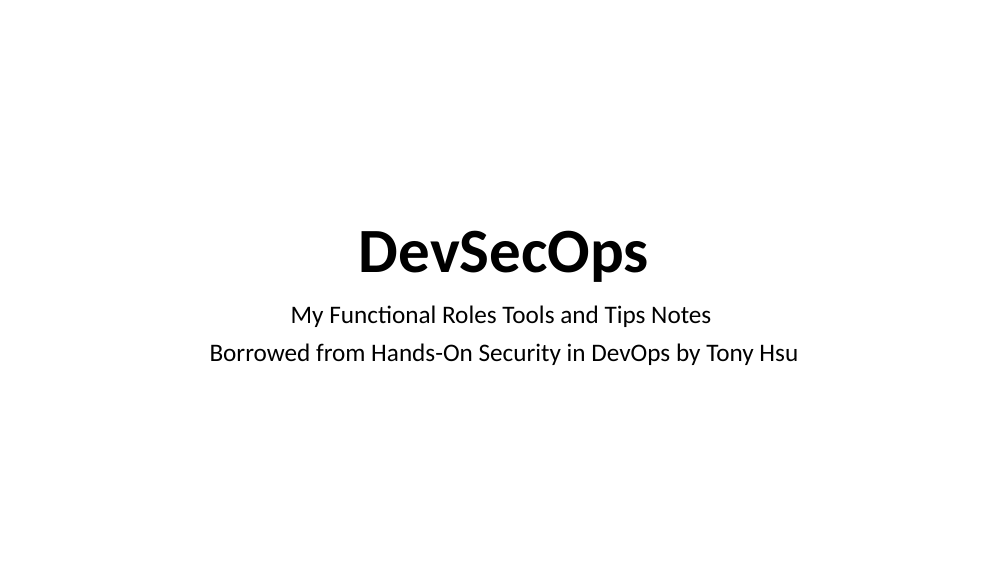
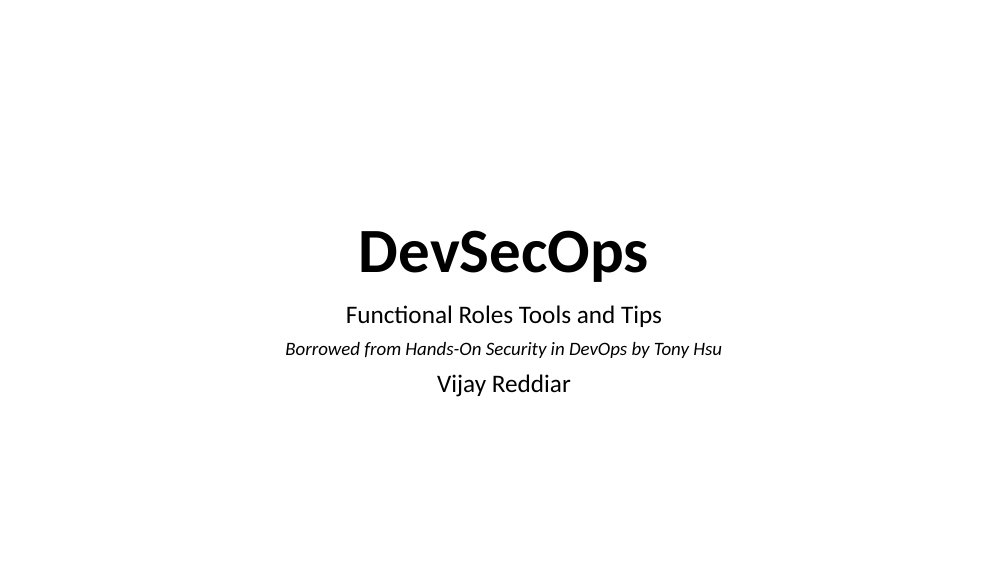
Before and after one commit to vreddiar/DevSecOps, a slide deck: slide 1 of DevSecOps Functional Roles Tools Reference.pptx. Drawn at 1008x567 pixels with LibreOffice and Linux fonts; fonts in the diff are those of the drawing. Boxes give left, top, right and bottom in pixels: in the first picture for what was removed or moved away, otherwise in the second. Text is boxed around its words. In the diff, an @@ line names an element or a change of style, - is before the commit and + after.

```diff
--- a/DevSecOps Functional Roles Tools Reference.pptx
+++ b/DevSecOps Functional Roles Tools Reference.pptx
@@ subtitle at box(346, 305, 662, 327): text changed @@
-My Functional Roles Tools and Tips Notes
+Functional Roles Tools and Tips
@@ subtitle at box(285, 342, 722, 358): size 24 to 18 pt, italic on in "Borrowed from Hands-On Security in DevOps by ..." @@
@@ subtitle at box(437, 374, 571, 397): paragraph added @@
+Vijay Reddiar
```
